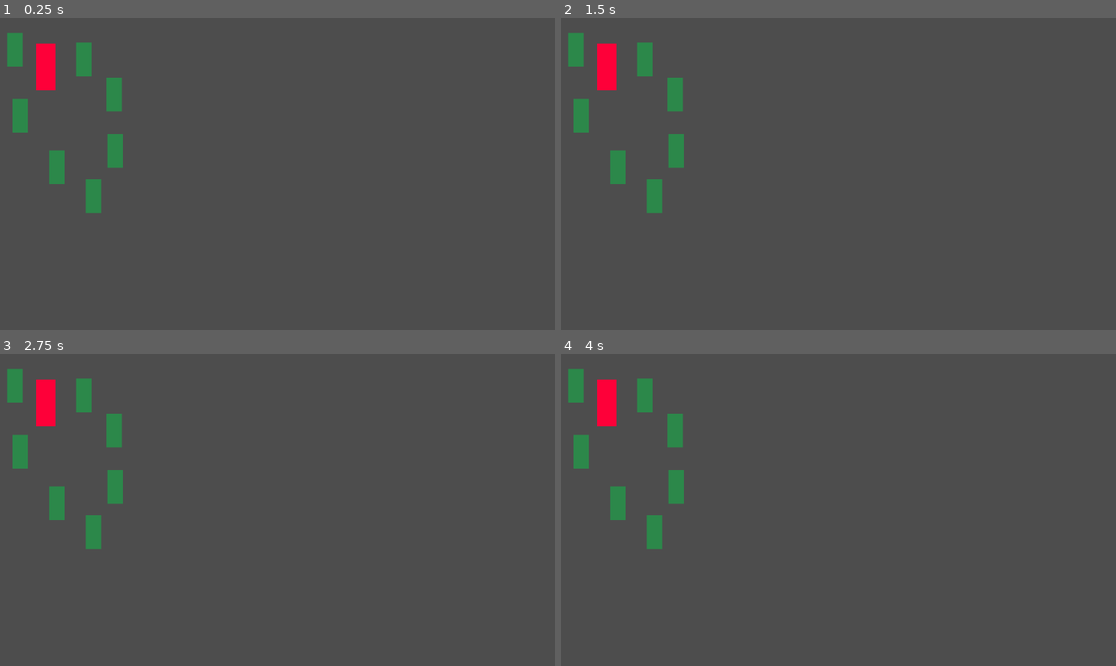
Above: before the commit, frames 1-4 (two rows, left to right).
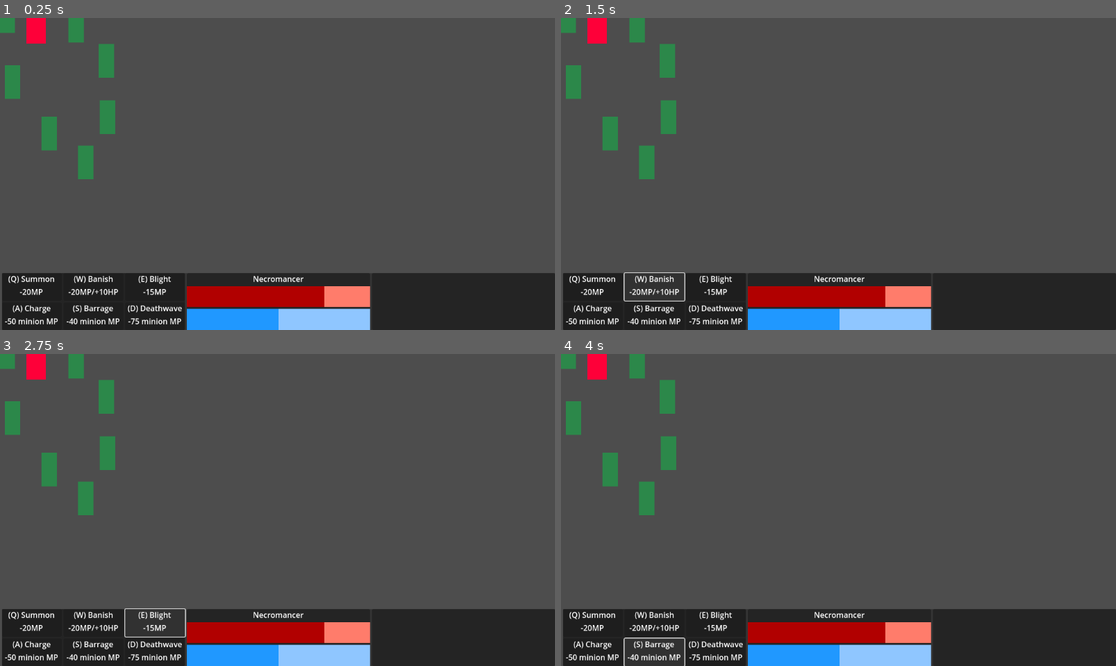
Above: after the commit, the same moments.

Repository: justinwash/ludum-dare-55
Game: Godot game, scene res://game.tscn
The game is run twice, just before and just after one commit, with the same random seed, the same clock (stepped at 60 frames per second) and the same inputs.
Inputs (mouse positions are in pixels of both pictures, inside the frame that each line leads up to):
- Up to frame 1 (0.25 s): no input
- Up to frame 2 (1.5 s): click (594, 286) at 0.52 s; click (655, 286) at 1.27 s
- Up to frame 3 (2.75 s): click (155, 622) at 2.02 s
- Up to frame 4 (4 s): click (594, 653) at 2.77 s; click (655, 653) at 3.52 s

The runs differ from the first frame. In frame 1, 23% of the frame differs, in the area x 0-100%, y 0-100%; in frame 2, 22%; in frame 3, 22%; in frame 4, 22%.
Error after the commit: Parse Error: Expected indented block after function declaration. (res://ability_panel.gd:6)

Commit message:
add UI panel

Diff:
--- /dev/null
+++ b/ability_button.gd
@@ -0,0 +1,23 @@
+extends Button
+
+@onready var game = get_tree().root.get_node("Game")
+@onready var player = get_tree().root.get_node("Game/Player")
+
+@export var ability_name = "summon"
+@export var cost = 20
+@export var required_unit_name = "Player"
+@export var hotkey = "q"
+
+func _physics_process(_delta):
+  if required_unit_name == "Player":
+    if player.mp >= cost:
+      disabled = false
+    else:
+      disabled = true
+
+  if Input.is_action_just_pressed(hotkey):
+    _on_pressed()
+
+
+func _on_pressed():
+  game.active_ability = ability_name
--- /dev/null
+++ b/ability_panel.gd
@@ -0,0 +1,6 @@
+extends PanelContainer
+
+@onready var game = get_tree().root.get_node("Game")
+@onready var player = get_tree().root.get_node("Game/Player")
+
+func _physics_process(delta):
--- a/game.gd
+++ b/game.gd
@@ -18,7 +18,7 @@
 var drag_start: Vector2 = Vector2.ZERO
 var select_rect: RectangleShape2D = RectangleShape2D.new()  # Collision shape for drag box
 
-func _input(event: InputEvent) -> void:
+func _unhandled_input(event: InputEvent) -> void:
     if event is InputEventMouseButton and event.button_index == MOUSE_BUTTON_LEFT:
         if event.pressed && !dragging:
           dragging = true
--- a/game.tscn
+++ b/game.tscn
@@ -1,14 +1,31 @@
-[gd_scene load_steps=5 format=3 uid="uid://d3tx7r60pp4iv"]
+[gd_scene load_steps=13 format=3 uid="uid://d3tx7r60pp4iv"]
 
 [ext_resource type="Script" path="res://game.gd" id="1_maxsp"]
 [ext_resource type="PackedScene" uid="uid://bwc14s3a5v1dx" path="res://player.tscn" id="2_c4m1d"]
 [ext_resource type="PackedScene" uid="uid://dats48uo47l26" path="res://skeleton.tscn" id="3_x5bu2"]
+[ext_resource type="Script" path="res://ability_panel.gd" id="4_qb7ii"]
+[ext_resource type="Script" path="res://ability_button.gd" id="5_8egj6"]
+[ext_resource type="Script" path="res://stats_panel.gd" id="6_40bcr"]
+[ext_resource type="Script" path="res://units_panel.gd" id="7_33mka"]
 
 [sub_resource type="NavigationPolygon" id="NavigationPolygon_2pe3q"]
 outlines = Array[PackedVector2Array]([PackedVector2Array(-2933, -2063, -2843, 3661, 3787, 3695, 3753, -2063)])
 source_geometry_group_name = &"navigation_polygon_source_group"
 
+[sub_resource type="StyleBoxFlat" id="StyleBoxFlat_bgihj"]
+bg_color = Color(1, 0.486275, 0.419608, 1)
+
+[sub_resource type="StyleBoxFlat" id="StyleBoxFlat_78dg0"]
+bg_color = Color(0.694118, 0, 0, 1)
+
+[sub_resource type="StyleBoxFlat" id="StyleBoxFlat_l2f7i"]
+bg_color = Color(0.560784, 0.776471, 1, 1)
+
+[sub_resource type="StyleBoxFlat" id="StyleBoxFlat_lk4qa"]
+bg_color = Color(0.12549, 0.596078, 1, 1)
+
 [node name="Game" type="Node2D"]
+y_sort_enabled = true
 script = ExtResource("1_maxsp")
 
 [node name="Player" parent="." instance=ExtResource("2_c4m1d")]
@@ -37,3 +54,287 @@
 
 [node name="NavigationRegion2D" type="NavigationRegion2D" parent="."]
 navigation_polygon = SubResource("NavigationPolygon_2pe3q")
+
+[node name="UI" type="CanvasLayer" parent="."]
+
+[node name="UIContainer" type="Control" parent="UI"]
+layout_mode = 3
+anchors_preset = 12
+anchor_top = 1.0
+anchor_right = 1.0
+anchor_bottom = 1.0
+offset_left = 4.0
+offset_top = -118.0
+grow_horizontal = 2
+grow_vertical = 0
+
+[node name="ColorRect" type="ColorRect" parent="UI/UIContainer"]
+layout_mode = 1
+anchors_preset = 15
+anchor_right = 1.0
+anchor_bottom = 1.0
+grow_horizontal = 2
+grow_vertical = 2
+color = Color(0.207843, 0.207843, 0.207843, 1)
+
+[node name="Hotbar" type="HBoxContainer" parent="UI/UIContainer"]
+layout_mode = 1
+anchors_preset = 15
+anchor_right = 1.0
+anchor_bottom = 1.0
+grow_horizontal = 2
+grow_vertical = 2
+alignment = 1
+
+[node name="AbilityPanel" type="PanelContainer" parent="UI/UIContainer/Hotbar"]
+layout_mode = 2
+size_flags_horizontal = 3
+script = ExtResource("4_qb7ii")
+
+[node name="AbilityGrid" type="GridContainer" parent="UI/UIContainer/Hotbar/AbilityPanel"]
+layout_mode = 2
+theme_override_constants/h_separation = 4
+theme_override_constants/v_separation = 4
+columns = 3
+
+[node name="SummonButton" type="Button" parent="UI/UIContainer/Hotbar/AbilityPanel/AbilityGrid"]
+layout_mode = 2
+size_flags_horizontal = 3
+size_flags_vertical = 3
+script = ExtResource("5_8egj6")
+
+[node name="SummonUI" type="VBoxContainer" parent="UI/UIContainer/Hotbar/AbilityPanel/AbilityGrid/SummonButton"]
+layout_mode = 1
+anchors_preset = 15
+anchor_right = 1.0
+anchor_bottom = 1.0
+grow_horizontal = 2
+grow_vertical = 2
+size_flags_horizontal = 3
+
+[node name="Label" type="Label" parent="UI/UIContainer/Hotbar/AbilityPanel/AbilityGrid/SummonButton/SummonUI"]
+layout_mode = 2
+text = "(Q) Summon
+"
+horizontal_alignment = 1
+vertical_alignment = 1
+
+[node name="HBoxContainer" type="HBoxContainer" parent="UI/UIContainer/Hotbar/AbilityPanel/AbilityGrid/SummonButton/SummonUI"]
+layout_mode = 2
+
+[node name="Label2" type="Label" parent="UI/UIContainer/Hotbar/AbilityPanel/AbilityGrid/SummonButton/SummonUI/HBoxContainer"]
+layout_mode = 2
+size_flags_horizontal = 3
+text = "-20MP"
+horizontal_alignment = 1
+
+[node name="BanishButton" type="Button" parent="UI/UIContainer/Hotbar/AbilityPanel/AbilityGrid"]
+layout_mode = 2
+size_flags_horizontal = 3
+size_flags_vertical = 3
+script = ExtResource("5_8egj6")
+
+[node name="BanishUI" type="VBoxContainer" parent="UI/UIContainer/Hotbar/AbilityPanel/AbilityGrid/BanishButton"]
+layout_mode = 1
+anchors_preset = 15
+anchor_right = 1.0
+anchor_bottom = 1.0
+grow_horizontal = 2
+grow_vertical = 2
+size_flags_horizontal = 3
+
+[node name="Label" type="Label" parent="UI/UIContainer/Hotbar/AbilityPanel/AbilityGrid/BanishButton/BanishUI"]
+layout_mode = 2
+text = "(W) Banish"
+horizontal_alignment = 1
+vertical_alignment = 1
+
+[node name="HBoxContainer" type="HBoxContainer" parent="UI/UIContainer/Hotbar/AbilityPanel/AbilityGrid/BanishButton/BanishUI"]
+layout_mode = 2
+
+[node name="Label2" type="Label" parent="UI/UIContainer/Hotbar/AbilityPanel/AbilityGrid/BanishButton/BanishUI/HBoxContainer"]
+layout_mode = 2
+size_flags_horizontal = 3
+text = "-20MP/+10HP"
+horizontal_alignment = 1
+
+[node name="BlightButton" type="Button" parent="UI/UIContainer/Hotbar/AbilityPanel/AbilityGrid"]
+layout_mode = 2
+size_flags_horizontal = 3
+size_flags_vertical = 3
+script = ExtResource("5_8egj6")
+
+[node name="BlightUI" type="VBoxContainer" parent="UI/UIContainer/Hotbar/AbilityPanel/AbilityGrid/BlightButton"]
+layout_mode = 1
+anchors_preset = 15
+anchor_right = 1.0
+anchor_bottom = 1.0
+grow_horizontal = 2
+grow_vertical = 2
+size_flags_horizontal = 3
+
+[node name="Label" type="Label" parent="UI/UIContainer/Hotbar/AbilityPanel/AbilityGrid/BlightButton/BlightUI"]
+layout_mode = 2
+text = "(E) Blight"
+horizontal_alignment = 1
+vertical_alignment = 1
+
+[node name="HBoxContainer" type="HBoxContainer" parent="UI/UIContainer/Hotbar/AbilityPanel/AbilityGrid/BlightButton/BlightUI"]
+layout_mode = 2
+
+[node name="Label" type="Label" parent="UI/UIContainer/Hotbar/AbilityPanel/AbilityGrid/BlightButton/BlightUI/HBoxContainer"]
+layout_mode = 2
+size_flags_horizontal = 3
+text = "-15MP"
+horizontal_alignment = 1
+vertical_alignment = 1
+
+[node name="ChargeButton" type="Button" parent="UI/UIContainer/Hotbar/AbilityPanel/AbilityGrid"]
+layout_mode = 2
+size_flags_horizontal = 3
+size_flags_vertical = 3
+script = ExtResource("5_8egj6")
+
+[node name="ChargeUI" type="VBoxContainer" parent="UI/UIContainer/Hotbar/AbilityPanel/AbilityGrid/ChargeButton"]
+layout_mode = 1
+anchors_preset = 15
+anchor_right = 1.0
+anchor_bottom = 1.0
+grow_horizontal = 2
+grow_vertical = 2
+size_flags_horizontal = 3
+
+[node name="Label" type="Label" parent="UI/UIContainer/Hotbar/AbilityPanel/AbilityGrid/ChargeButton/ChargeUI"]
+layout_mode = 2
+text = "(A) Charge
+"
+horizontal_alignment = 1
+vertical_alignment = 1
+
+[node name="HBoxContainer" type="HBoxContainer" parent="UI/UIContainer/Hotbar/AbilityPanel/AbilityGrid/ChargeButton/ChargeUI"]
+layout_mode = 2
+
+[node name="Label2" type="Label" parent="UI/UIContainer/Hotbar/AbilityPanel/AbilityGrid/ChargeButton/ChargeUI/HBoxContainer"]
+layout_mode = 2
+size_flags_horizontal = 3
+text = "-50 minion MP"
+horizontal_alignment = 1
+
+[node name="BarrageButton" type="Button" parent="UI/UIContainer/Hotbar/AbilityPanel/AbilityGrid"]
+layout_mode = 2
+size_flags_horizontal = 3
+size_flags_vertical = 3
+script = ExtResource("5_8egj6")
+
+[node name="BarrageUI" type="VBoxContainer" parent="UI/UIContainer/Hotbar/AbilityPanel/AbilityGrid/BarrageButton"]
+layout_mode = 1
+anchors_preset = 15
+anchor_right = 1.0
+anchor_bottom = 1.0
+grow_horizontal = 2
+grow_vertical = 2
+size_flags_horizontal = 3
+
+[node name="Label" type="Label" parent="UI/UIContainer/Hotbar/AbilityPanel/AbilityGrid/BarrageButton/BarrageUI"]
+layout_mode = 2
+text = "(S) Barrage"
+horizontal_alignment = 1
+vertical_alignment = 1
+
+[node name="HBoxContainer" type="HBoxContainer" parent="UI/UIContainer/Hotbar/AbilityPanel/AbilityGrid/BarrageButton/BarrageUI"]
+layout_mode = 2
+
+[node name="Label2" type="Label" parent="UI/UIContainer/Hotbar/AbilityPanel/AbilityGrid/BarrageButton/BarrageUI/HBoxContainer"]
+layout_mode = 2
+size_flags_horizontal = 3
+text = "-40 minion MP"
+horizontal_alignment = 1
+
+[node name="DeathwaveButton" type="Button" parent="UI/UIContainer/Hotbar/AbilityPanel/AbilityGrid"]
+layout_mode = 2
+size_flags_horizontal = 3
+size_flags_vertical = 3
+script = ExtResource("5_8egj6")
+
+[node name="DeathwaveUI" type="VBoxContainer" parent="UI/UIContainer/Hotbar/AbilityPanel/AbilityGrid/DeathwaveButton"]
+layout_mode = 1
+anchors_preset = 15
+anchor_right = 1.0
+anchor_bottom = 1.0
+grow_horizontal = 2
+grow_vertical = 2
+size_flags_horizontal = 3
+
+[node name="Label" type="Label" parent="UI/UIContainer/Hotbar/AbilityPanel/AbilityGrid/DeathwaveButton/DeathwaveUI"]
+layout_mode = 2
+text = "(D) Deathwave"
+horizontal_alignment = 1
+vertical_alignment = 1
+
+[node name="HBoxContainer" type="HBoxContainer" parent="UI/UIContainer/Hotbar/AbilityPanel/AbilityGrid/DeathwaveButton/DeathwaveUI"]
+layout_mode = 2
+
+[node name="Label" type="Label" parent="UI/UIContainer/Hotbar/AbilityPanel/AbilityGrid/DeathwaveButton/DeathwaveUI/HBoxContainer"]
+layout_mode = 2
+size_flags_horizontal = 3
+text = "-75 minion MP"
+horizontal_alignment = 1
+vertical_alignment = 1
+
+[node name="StatsPanel" type="PanelContainer" parent="UI/UIContainer/Hotbar"]
+layout_mode = 2
+size_flags_horizontal = 3
+script = ExtResource("6_40bcr")
+
+[node name="VBoxContainer" type="VBoxContainer" parent="UI/UIContainer/Hotbar/StatsPanel"]
+layout_mode = 2
+
+[node name="Label" type="Label" parent="UI/UIContainer/Hotbar/StatsPanel/VBoxContainer"]
+layout_mode = 2
+text = "Necromancer"
+horizontal_alignment = 1
+vertical_alignment = 1
+
+[node name="Healthbar" type="ProgressBar" parent="UI/UIContainer/Hotbar/StatsPanel/VBoxContainer"]
+layout_mode = 2
+size_flags_vertical = 3
+theme_override_styles/background = SubResource("StyleBoxFlat_bgihj")
+theme_override_styles/fill = SubResource("StyleBoxFlat_78dg0")
+step = 1.0
+value = 75.0
+rounded = true
+show_percentage = false
+
+[node name="Manabar" type="ProgressBar" parent="UI/UIContainer/Hotbar/StatsPanel/VBoxContainer"]
+layout_mode = 2
+size_flags_vertical = 3
+theme_override_styles/background = SubResource("StyleBoxFlat_l2f7i")
+theme_override_styles/fill = SubResource("StyleBoxFlat_lk4qa")
+step = 1.0
+value = 50.0
+rounded = true
+show_percentage = false
+
+[node name="UnitsPanel" type="PanelContainer" parent="UI/UIContainer/Hotbar"]
+layout_mode = 2
+size_flags_horizontal = 3
+script = ExtResource("7_33mka")
+
+[node name="UnitsScroller" type="ScrollContainer" parent="UI/UIContainer/Hotbar/UnitsPanel"]
+layout_mode = 2
+
+[node name="UnitsGrid" type="GridContainer" parent="UI/UIContainer/Hotbar/UnitsPanel/UnitsScroller"]
+layout_mode = 2
+theme_override_constants/h_separation = 7
+theme_override_constants/v_separation = 0
+columns = 5
+
+[node name="Camera2D" type="Camera2D" parent="."]
+anchor_mode = 0
+
+[connection signal="pressed" from="UI/UIContainer/Hotbar/AbilityPanel/AbilityGrid/SummonButton" to="UI/UIContainer/Hotbar/AbilityPanel/AbilityGrid/SummonButton" method="_on_pressed"]
+[connection signal="pressed" from="UI/UIContainer/Hotbar/AbilityPanel/AbilityGrid/BanishButton" to="UI/UIContainer/Hotbar/AbilityPanel/AbilityGrid/BanishButton" method="_on_pressed"]
+[connection signal="pressed" from="UI/UIContainer/Hotbar/AbilityPanel/AbilityGrid/BlightButton" to="UI/UIContainer/Hotbar/AbilityPanel/AbilityGrid/BlightButton" method="_on_pressed"]
+[connection signal="pressed" from="UI/UIContainer/Hotbar/AbilityPanel/AbilityGrid/ChargeButton" to="UI/UIContainer/Hotbar/AbilityPanel/AbilityGrid/ChargeButton" method="_on_pressed"]
+[connection signal="pressed" from="UI/UIContainer/Hotbar/AbilityPanel/AbilityGrid/BarrageButton" to="UI/UIContainer/Hotbar/AbilityPanel/AbilityGrid/BarrageButton" method="_on_pressed"]
+[connection signal="pressed" from="UI/UIContainer/Hotbar/AbilityPanel/AbilityGrid/DeathwaveButton" to="UI/UIContainer/Hotbar/AbilityPanel/AbilityGrid/DeathwaveButton" method="_on_pressed"]
--- a/player.gd
+++ b/player.gd
@@ -1,10 +1,13 @@
 extends CharacterBody2D
 
 # Player movement speed
-var speed: float = 75
+@export var speed = 60
 
 # Target position for movement
 var target_position: Vector2
+
+func _ready():
+  var player = get_tree().root.get_node("Game/Player")
 
 func _physics_process(delta: float) -> void:
     if get_tree().root.get_node("Game").selected_units.has(self):
--- a/player.tscn
+++ b/player.tscn
@@ -10,28 +10,42 @@
 size = Vector2(52, 112)
 
 [node name="Player" type="CharacterBody2D"]
-position = Vector2(-18, -74)
+y_sort_enabled = true
+collision_layer = 2
+collision_mask = 6
 script = ExtResource("1_wbdo4")
+speed = 100
 
 [node name="ColorRect" type="ColorRect" parent="."]
 y_sort_enabled = true
-offset_right = 40.0
-offset_bottom = 97.0
+anchors_preset = 7
+anchor_left = 0.5
+anchor_top = 1.0
+anchor_right = 0.5
+anchor_bottom = 1.0
+offset_left = -20.0
+offset_top = -97.0
+offset_right = 20.0
+grow_horizontal = 2
+grow_vertical = 0
+pivot_offset = Vector2(20, 97)
+size_flags_vertical = 8
 mouse_filter = 2
 color = Color(0.996078, 0, 0.223529, 1)
-metadata/_edit_use_anchors_ = true
 
 [node name="CollisionShape2D" type="CollisionShape2D" parent="."]
-position = Vector2(19, 74)
+position = Vector2(-1, -22)
 shape = SubResource("CapsuleShape2D_x6gh2")
 
 [node name="SelectIndicator" type="ColorRect" parent="."]
-offset_left = -2.0
-offset_top = 102.0
-offset_right = 42.0
-offset_bottom = 106.0
+offset_left = -22.0
+offset_top = 6.0
+offset_right = 22.0
+offset_bottom = 10.0
+metadata/_edit_use_anchors_ = true
 
 [node name="Area2D" type="Area2D" parent="."]
+position = Vector2(-20, -96)
 
 [node name="CollisionShape2D" type="CollisionShape2D" parent="Area2D"]
 position = Vector2(20, 53)
--- a/project.godot
+++ b/project.godot
@@ -27,3 +27,33 @@
 "events": [Object(InputEventKey,"resource_local_to_scene":false,"resource_name":"","device":-1,"window_id":0,"alt_pressed":false,"shift_pressed":false,"ctrl_pressed":false,"meta_pressed":false,"pressed":false,"keycode":0,"physical_keycode":32,"key_label":0,"unicode":32,"echo":false,"script":null)
 ]
 }
+q={
+"deadzone": 0.5,
+"events": [Object(InputEventKey,"resource_local_to_scene":false,"resource_name":"","device":-1,"window_id":0,"alt_pressed":false,"shift_pressed":false,"ctrl_pressed":false,"meta_pressed":false,"pressed":false,"keycode":0,"physical_keycode":81,"key_label":0,"unicode":113,"echo":false,"script":null)
+]
+}
+w={
+"deadzone": 0.5,
+"events": [Object(InputEventKey,"resource_local_to_scene":false,"resource_name":"","device":-1,"window_id":0,"alt_pressed":false,"shift_pressed":false,"ctrl_pressed":false,"meta_pressed":false,"pressed":false,"keycode":0,"physical_keycode":87,"key_label":0,"unicode":119,"echo":false,"script":null)
+]
+}
+e={
+"deadzone": 0.5,
+"events": [Object(InputEventKey,"resource_local_to_scene":false,"resource_name":"","device":-1,"window_id":0,"alt_pressed":false,"shift_pressed":false,"ctrl_pressed":false,"meta_pressed":false,"pressed":false,"keycode":0,"physical_keycode":69,"key_label":0,"unicode":101,"echo":false,"script":null)
+]
+}
+a={
+"deadzone": 0.5,
+"events": [Object(InputEventKey,"resource_local_to_scene":false,"resource_name":"","device":-1,"window_id":0,"alt_pressed":false,"shift_pressed":false,"ctrl_pressed":false,"meta_pressed":false,"pressed":false,"keycode":0,"physical_keycode":65,"key_label":0,"unicode":97,"echo":false,"script":null)
+]
+}
+s={
+"deadzone": 0.5,
+"events": [Object(InputEventKey,"resource_local_to_scene":false,"resource_name":"","device":-1,"window_id":0,"alt_pressed":false,"shift_pressed":false,"ctrl_pressed":false,"meta_pressed":false,"pressed":false,"keycode":0,"physical_keycode":83,"key_label":0,"unicode":115,"echo":false,"script":null)
+]
+}
+d={
+"deadzone": 0.5,
+"events": [Object(InputEventKey,"resource_local_to_scene":false,"resource_name":"","device":-1,"window_id":0,"alt_pressed":false,"shift_pressed":false,"ctrl_pressed":false,"meta_pressed":false,"pressed":false,"keycode":0,"physical_keycode":68,"key_label":0,"unicode":100,"echo":false,"script":null)
+]
+}
--- a/skeleton.tscn
+++ b/skeleton.tscn
@@ -9,27 +9,41 @@
 [sub_resource type="RectangleShape2D" id="RectangleShape2D_2xdc1"]
 size = Vector2(38, 83)
 
-[node name="Minion" type="CharacterBody2D"]
+[node name="Skeleton" type="CharacterBody2D"]
+y_sort_enabled = true
 script = ExtResource("1_1qh30")
 
 [node name="ColorRect" type="ColorRect" parent="."]
 y_sort_enabled = true
-offset_right = 32.0
-offset_bottom = 70.0
+anchors_preset = 7
+anchor_left = 0.5
+anchor_top = 1.0
+anchor_right = 0.5
+anchor_bottom = 1.0
+offset_left = -16.0
+offset_top = -70.0
+offset_right = 16.0
+grow_horizontal = 2
+grow_vertical = 0
+pivot_offset = Vector2(16, 70)
+size_flags_vertical = 8
 mouse_filter = 2
 color = Color(0.172549, 0.533333, 0.290196, 1)
+metadata/_edit_use_anchors_ = true
 
 [node name="CollisionShape2D" type="CollisionShape2D" parent="."]
-position = Vector2(15, 53)
+position = Vector2(-1, -17)
 shape = SubResource("CapsuleShape2D_x6gh2")
 
 [node name="SelectIndicator" type="ColorRect" parent="."]
-offset_left = -3.0
-offset_top = 74.0
-offset_right = 37.0
-offset_bottom = 78.0
+offset_left = -19.0
+offset_top = 4.0
+offset_right = 21.0
+offset_bottom = 8.0
+metadata/_edit_use_anchors_ = true
 
 [node name="Area2D" type="Area2D" parent="."]
+position = Vector2(-16, -70)
 
 [node name="CollisionShape2D" type="CollisionShape2D" parent="Area2D"]
 position = Vector2(16, 39.5)
--- /dev/null
+++ b/stats_panel.gd
@@ -0,0 +1,11 @@
+extends PanelContainer
+
+
+# Called when the node enters the scene tree for the first time.
+func _ready():
+  pass # Replace with function body.
+
+
+# Called every frame. 'delta' is the elapsed time since the previous frame.
+func _process(delta):
+  pass
--- /dev/null
+++ b/unit_stat_box.tscn
@@ -0,0 +1,41 @@
+[gd_scene load_steps=5 format=3 uid="uid://bmc0cawwprb1y"]
+
+[sub_resource type="StyleBoxFlat" id="StyleBoxFlat_bgihj"]
+bg_color = Color(1, 0.486275, 0.419608, 1)
+
+[sub_resource type="StyleBoxFlat" id="StyleBoxFlat_78dg0"]
+bg_color = Color(0.694118, 0, 0, 1)
+
+[sub_resource type="StyleBoxFlat" id="StyleBoxFlat_l2f7i"]
+bg_color = Color(0.560784, 0.776471, 1, 1)
+
+[sub_resource type="StyleBoxFlat" id="StyleBoxFlat_lk4qa"]
+bg_color = Color(0.12549, 0.596078, 1, 1)
+
+[node name="UnitStatBox" type="VBoxContainer"]
+
+[node name="Label" type="Label" parent="."]
+layout_mode = 2
+text = "Skeleton"
+horizontal_alignment = 1
+vertical_alignment = 1
+
+[node name="ProgressBar" type="ProgressBar" parent="."]
+layout_mode = 2
+size_flags_vertical = 3
+theme_override_styles/background = SubResource("StyleBoxFlat_bgihj")
+theme_override_styles/fill = SubResource("StyleBoxFlat_78dg0")
+step = 1.0
+value = 75.0
+rounded = true
+show_percentage = false
+
+[node name="ProgressBar2" type="ProgressBar" parent="."]
+layout_mode = 2
+size_flags_vertical = 3
+theme_override_styles/background = SubResource("StyleBoxFlat_l2f7i")
+theme_override_styles/fill = SubResource("StyleBoxFlat_lk4qa")
+step = 1.0
+value = 50.0
+rounded = true
+show_percentage = false
--- /dev/null
+++ b/units_panel.gd
@@ -0,0 +1,11 @@
+extends PanelContainer
+
+
+# Called when the node enters the scene tree for the first time.
+func _ready():
+  pass # Replace with function body.
+
+
+# Called every frame. 'delta' is the elapsed time since the previous frame.
+func _process(delta):
+  pass
